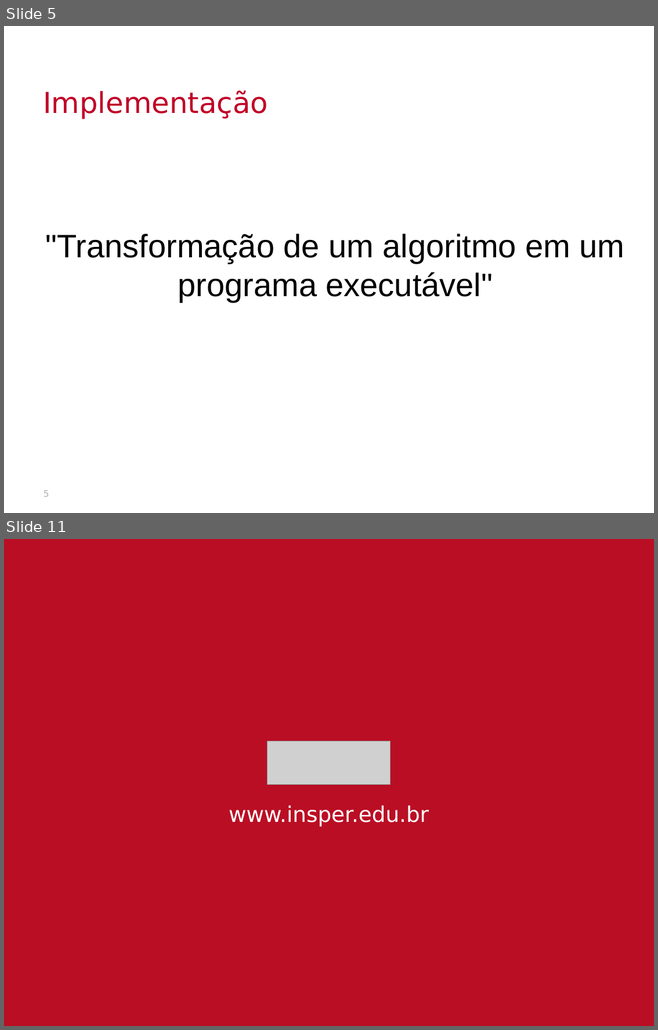
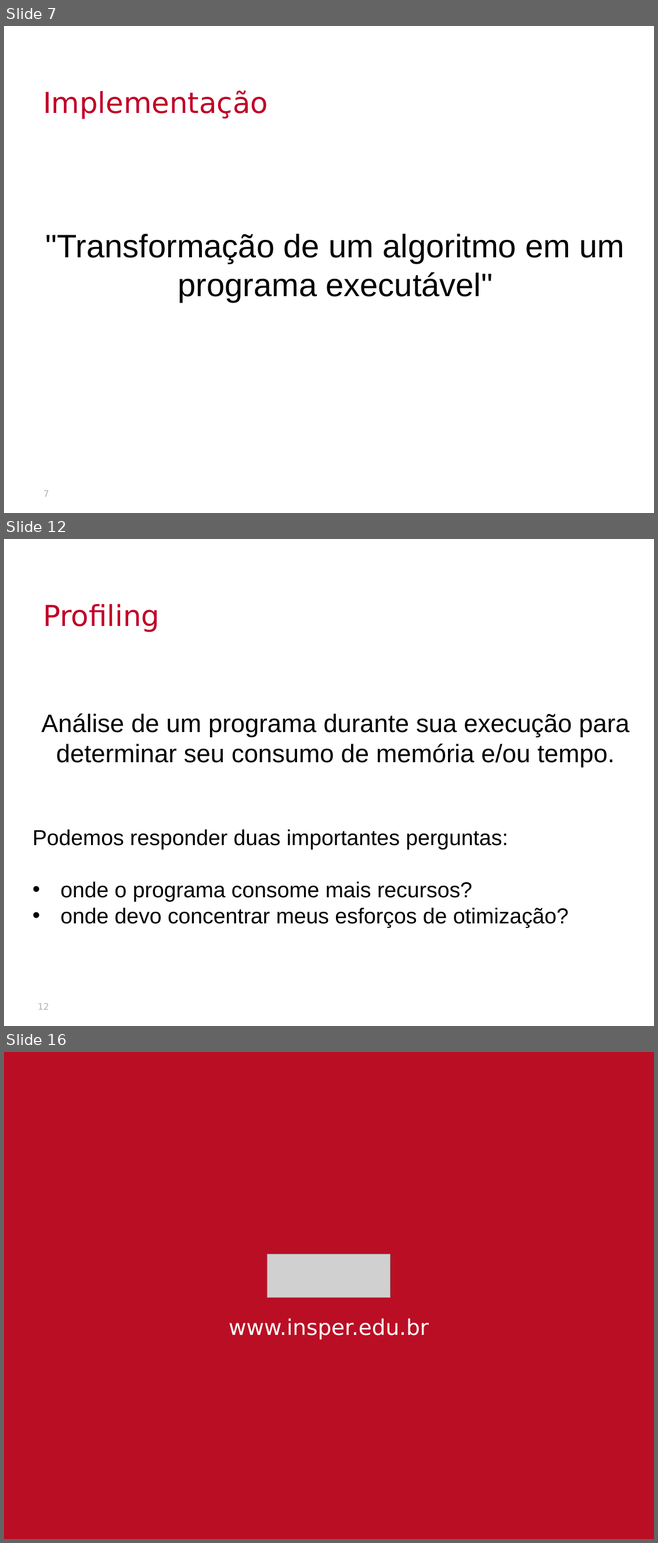
Before and after one commit to thalials/supercomp, a slide deck: aulas/02-desempenho/slides.pptx. Shown one above the other, each under a label of ours: slides 5 and 11 before the commit, slides 7, 12 and 16 after it; the slides between them are not shown. The pictures are 658x1030 and 658x1543 pixels, drawn with LibreOffice and Linux fonts; fonts in the diff are those of the drawing; grey boxes stand for pictures; background and template pictures are left out. Boxes give left, top, right and bottom in pixels: in the first picture for what was removed or moved away, otherwise in the second. Text is boxed around its words. In the diff, an @@ line names an element or a change of style, - is before the commit and + after.

```diff
--- a/aulas/02-desempenho/slides.pptx
+++ b/aulas/02-desempenho/slides.pptx
@@ slide 12 added at (4,539,654,1026), background picture (left out) @@
@@ text added at (43,604,159,632), 32 pt, text #C00026 @@
+Profiling
@@ text added at (32,714,629,928), 24 pt, text #000000 @@
+Análise de um programa durante sua execução para determinar seu consumo de memória e/ou tempo.
+Podemos responder duas importantes perguntas:
+• onde o programa consome mais recursos?
+• onde devo concentrar meus esforços de otimização?
@@ page number added at (38,1004,49,1010), 10 pt, text #B2B2B2 @@
+12
@@ what was slide 5 is now slide 7 @@
@@ page number at (43,491,49,497): text changed @@
-5
+7
@@ what was slide 11 is now slide 16 @@
```
Also in this commit, not shown: 2 slides changed, 7 other slides added, 3 slides removed, 27 other files.
